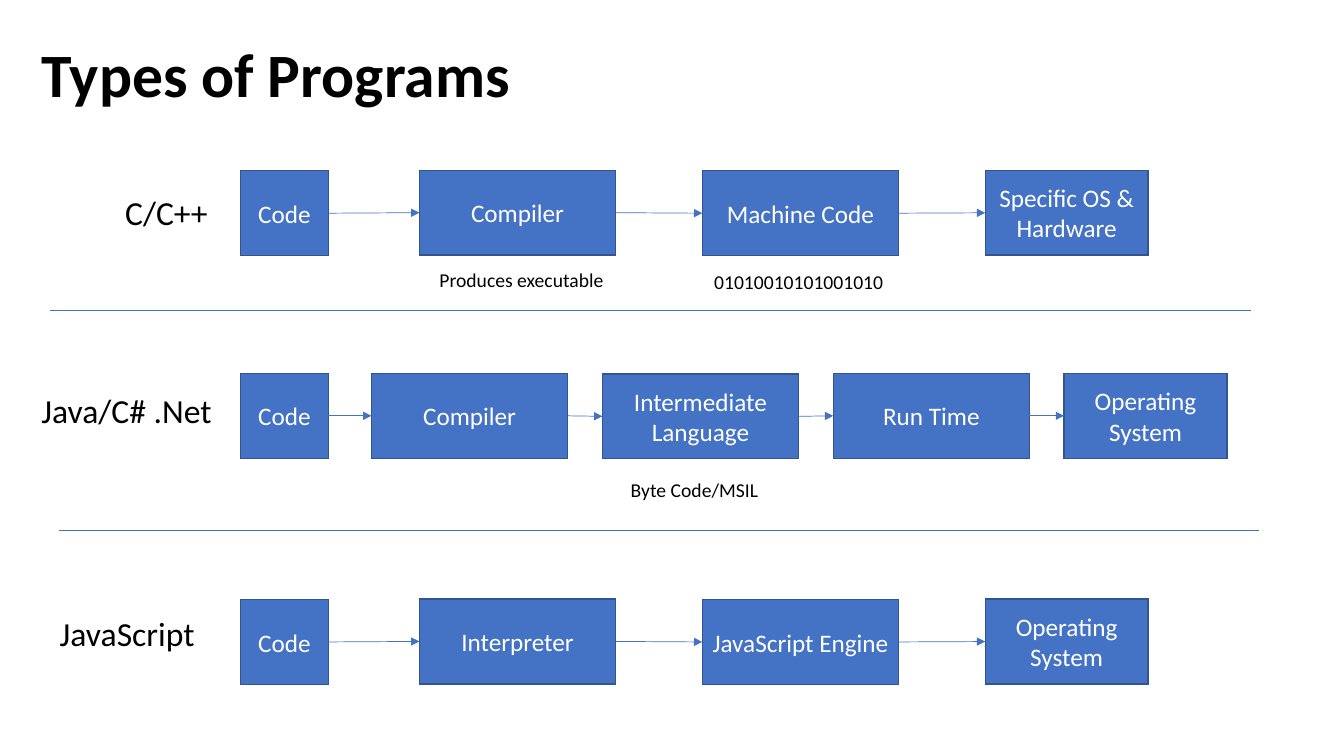
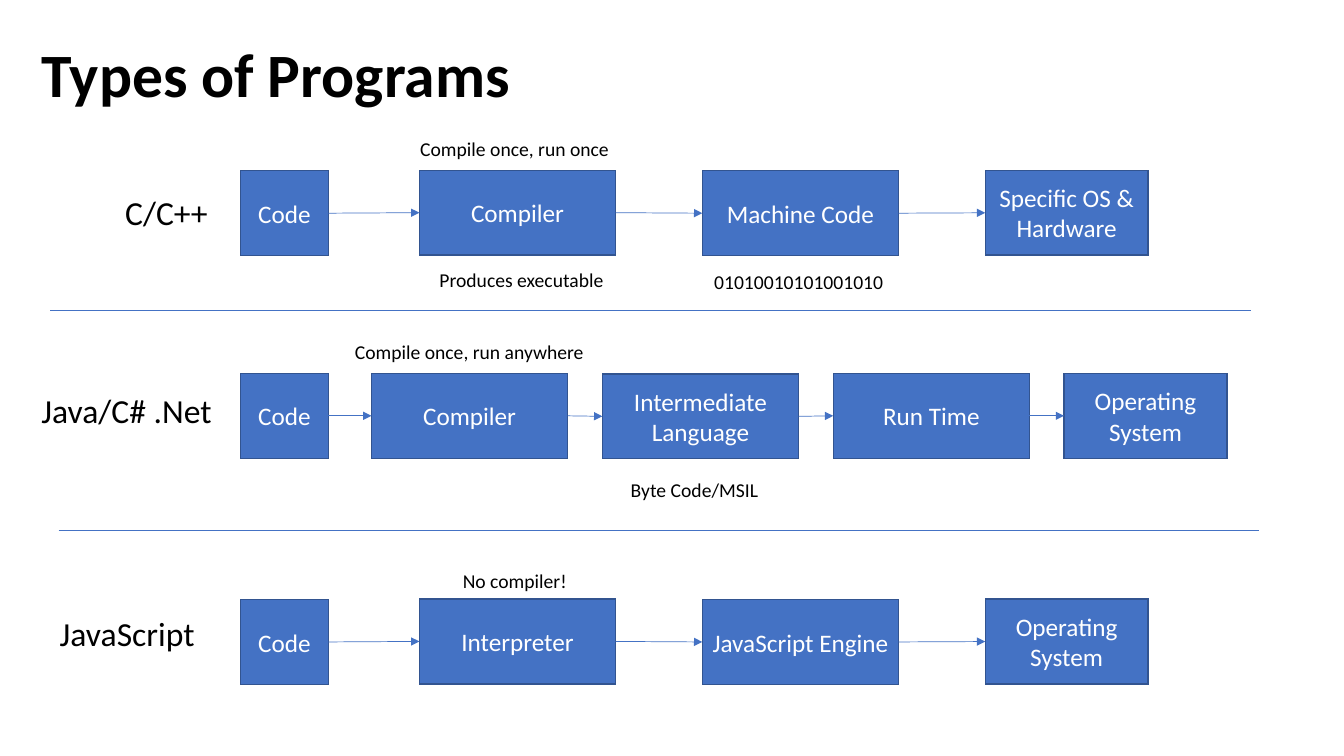
Before and after one commit to PKavya1792/Javascript, a slide deck: slide 1 of docs/JavaIntro.pptx. Drawn at 1344x756 pixels with LibreOffice and Linux fonts; fonts in the diff are those of the drawing. Boxes give left, top, right and bottom in pixels: in the first picture for what was removed or moved away, otherwise in the second. Text is boxed around its words. In the diff, an @@ line names an element or a change of style, - is before the commit and + after.

```diff
--- a/docs/JavaIntro.pptx
+++ b/docs/JavaIntro.pptx
@@ text added at bbox=[420, 142, 609, 159], 14 pt, text #000000 @@
+Compile once, run once
@@ text added at bbox=[355, 345, 584, 362], 14 pt, text #000000 @@
+Compile once, run anywhere
@@ text added at bbox=[463, 574, 566, 591], 14 pt, text #000000 @@
+No compiler!
```
Also in this commit, not shown: 7 other slides changed, 1 other file.
